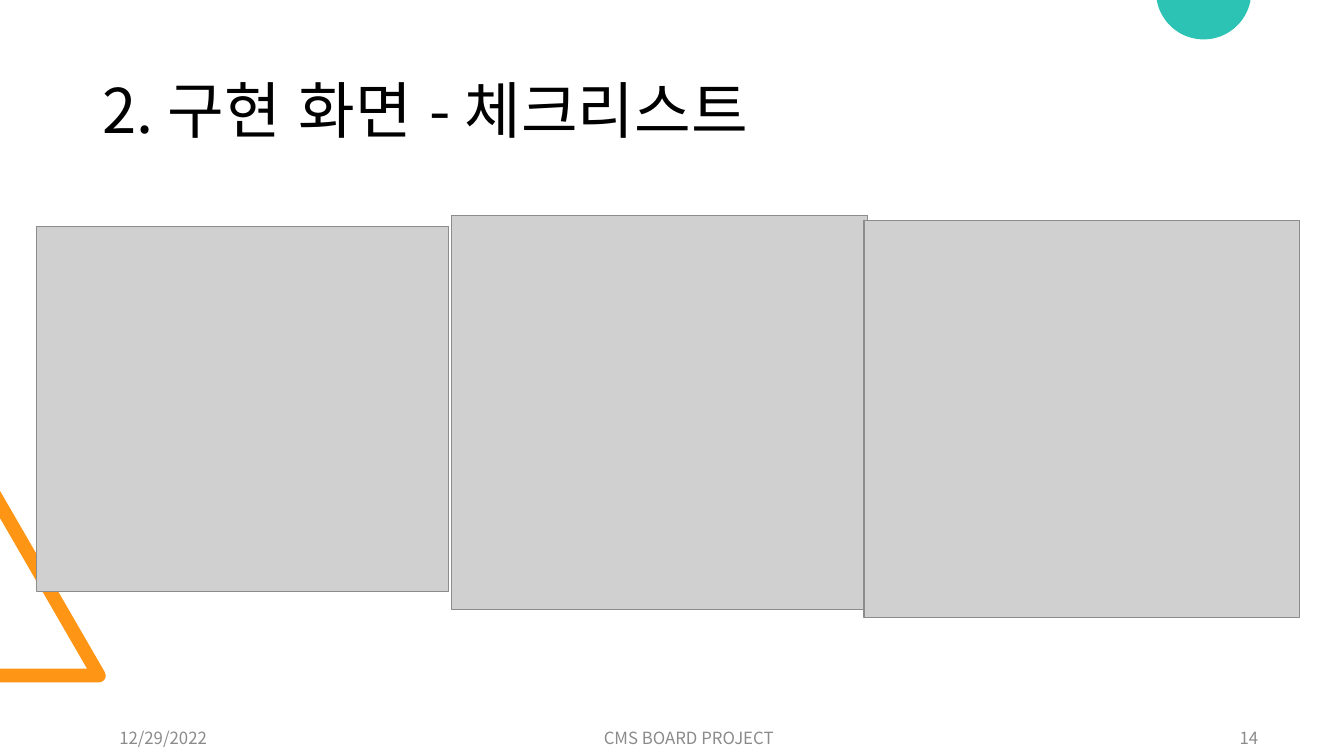
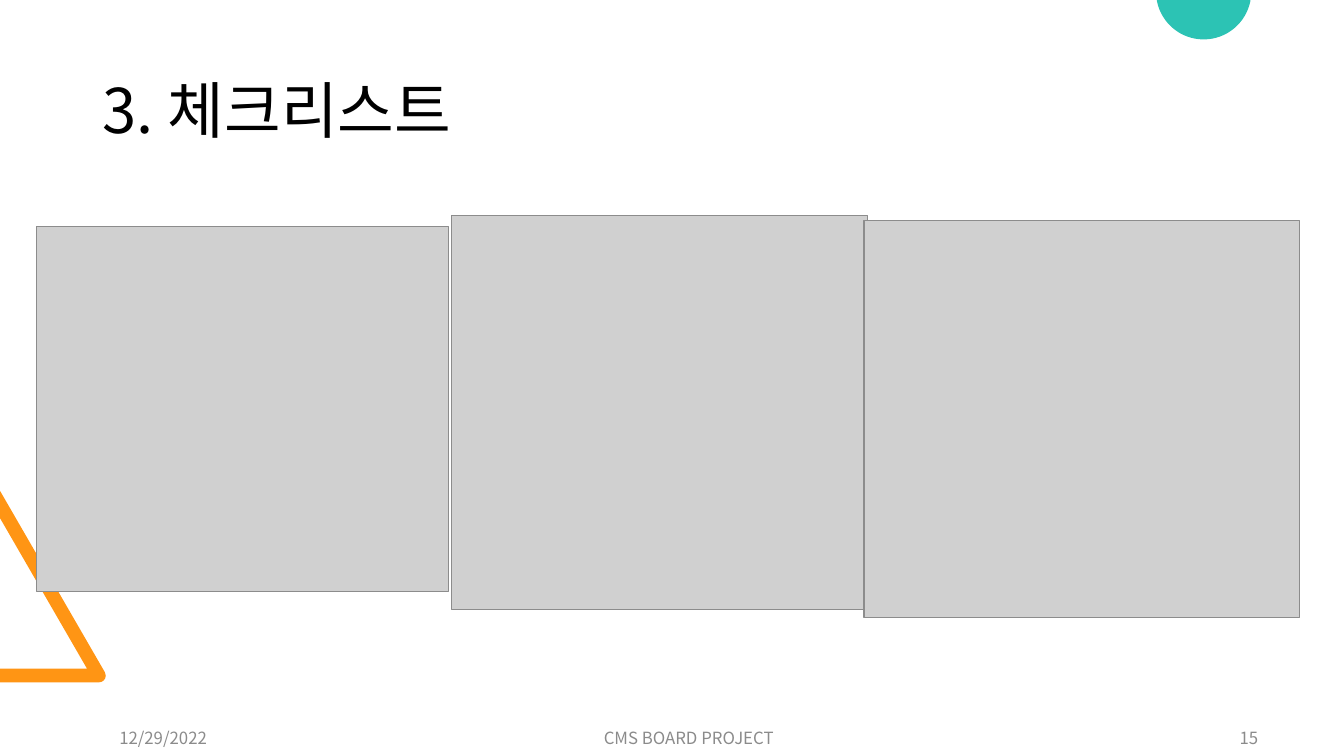
Before and after one commit to jinwon-cmskorea/cmskorea_board, a slide deck: slide 15 of document/CMS_Board_Project.pptx (slide 14 before the commit). Drawn at 1344x756 pixels with LibreOffice and Linux fonts; fonts in the diff are those of the drawing; grey boxes stand for pictures. Boxes give left, top, right and bottom in pixels: in the first picture for what was removed or moved away, otherwise in the second. Text is boxed around its words. In the diff, an @@ line names an element or a change of style, - is before the commit and + after.

```diff
--- a/document/CMS_Board_Project.pptx
+++ b/document/CMS_Board_Project.pptx
@@ title at <box>103,82,451,138</box>: text changed @@
-2. 구현 화면 - 체크리스트
+3. 체크리스트
@@ page number at <box>1240,732,1259,744</box>: text changed @@
-14
+15
```
Also in this commit, not shown: 3 other slides changed, 1 slide added.
